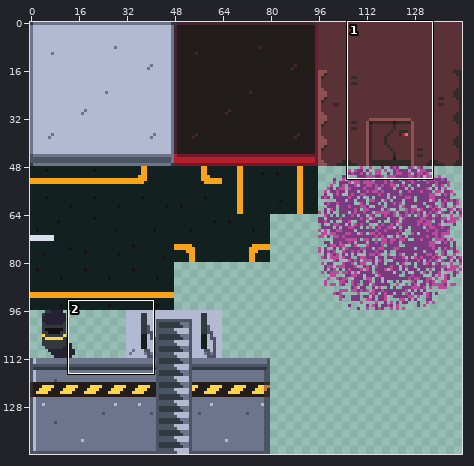
Sprite sheet, stored at assets/backgrounds/futuristic.png. Above, an overview of the earlier version with the close-up marked.
Close-up. First the earlier version:
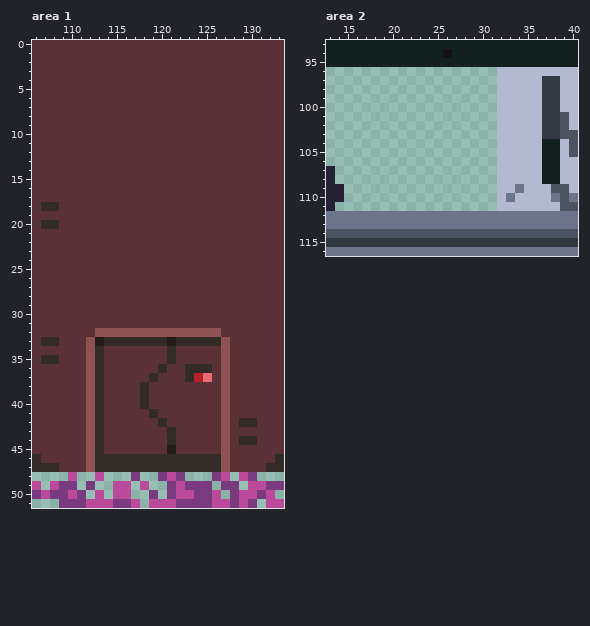
The file is 144x144 pixels. Shown: area 1: x 106..133, y 0..51; area 2: x 13..40, y 93..116.
After the commit:
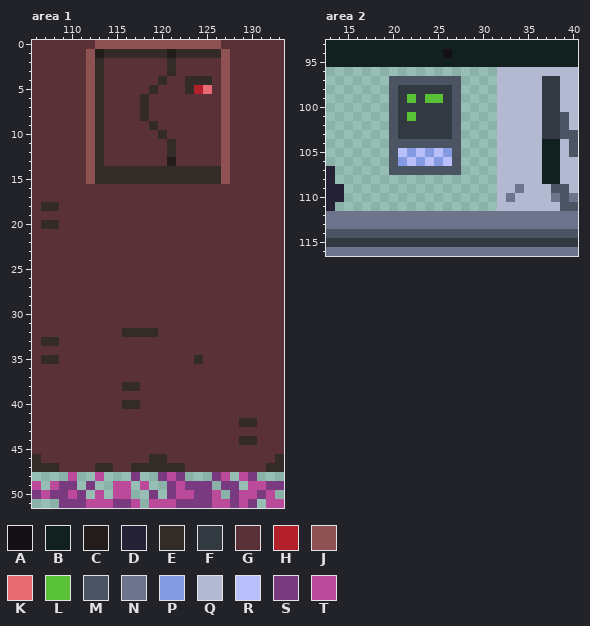
Palette (. is transparent): A #141013  B #122020  C #221c1a  D #242234  E #322b28  F #333941  G #5b3138  H #b4202a  J #8e5252  K #e86a73  L #59c135  M #4a5462  N #6d758d  P #849be4  Q #b3b9d1  R #b9bffb  S #793a80  T #bc4a9b
The exact change:
Area 1:
The author changed colour G to colour C in row 1 at x 113 and 121; in row 13 at x 121.
The author changed colour G to colour E in row 1 at x 114 to 120 and 122 to 126; in rows 2 to 3 at x 113 and 121; in row 4 at x 113, 120 and 123 to 125; in row 5 at x 113, 119 and 123; in rows 6 to 8 at x 113 and 118; in row 9 at x 113 and 119.
The author changed colour G to colour E in row 10 at x 113 and 120; in rows 11 to 12 at x 113 and 121; in row 13 at x 113; in rows 14 to 15 at x 113 to 126; in row 35 at x 124; in row 38 at x 116 to 117.
The author changed colour G to colour E in row 40 at x 116 to 117.
The author changed colour J to colour E in row 32 at x 116 to 119.
The author changed colour C to colour G in row 33 at x 113 and 121; in row 45 at x 121.
The author changed colour E to colour G in row 33 at x 114 to 120 and 122 to 126; in rows 34 to 35 at x 113 and 121; in row 36 at x 113, 120 and 123 to 125; in row 37 at x 113, 119 and 123; in rows 38 to 40 at x 113 and 118; in row 41 at x 113 and 119.
The author changed colour E to colour G in row 42 at x 113 and 120; in rows 43 to 44 at x 113 and 121; in row 45 at x 113; in row 46 at x 113 to 118 and 121 to 126; in row 47 at x 115 to 116 and 123 to 126.
The author changed colour H to colour G in row 37 at x 124.
The author changed colour J to colour G in row 32 at x 113 to 115 and 120 to 126; in rows 33 to 47 at x 112 and 127.
The author changed colour K to colour G in row 37 at x 125.
The author changed colour G to colour H in row 5 at x 124.
The author changed colour G to colour J in row 0 at x 113 to 126; in rows 1 to 15 at x 112 and 127.
The author changed colour G to colour K in row 5 at x 125.
Area 2:
Colour F now appears in row 98 at x 21 to 26; in row 99 at x 21, 23 and 26; in row 100 at x 21 to 26; in row 101 at x 21 and 23 to 26; in rows 102 to 103 at x 21 to 26.
Colour L now appears in row 99 at x 22 and 24 to 25; in row 101 at x 22.
Colour M now appears in row 97 at x 20 to 27; in rows 98 to 103 at x 20 and 27; in row 104 at x 20 to 27; in rows 105 to 106 at x 20 and 27; in row 107 at x 20 to 27.
Colour P now appears in row 105 at x 22, 24 and 26; in row 106 at x 21, 23 and 25.
Colour R now appears in row 105 at x 21, 23 and 25; in row 106 at x 22, 24 and 26.
Boxes around the changes in both close-ups, in picture pixels (x1, y1, x2, y2):
changed: (86, 40, 230, 184)
changed: (86, 328, 230, 472)
added: (389, 76, 461, 175)
